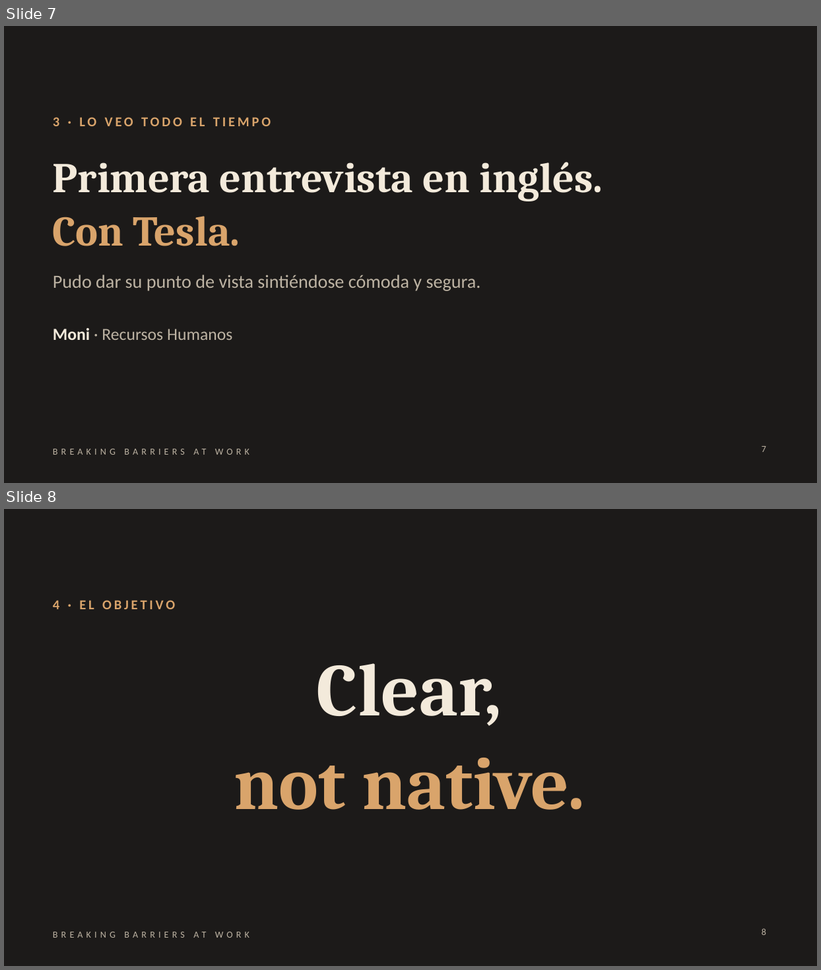
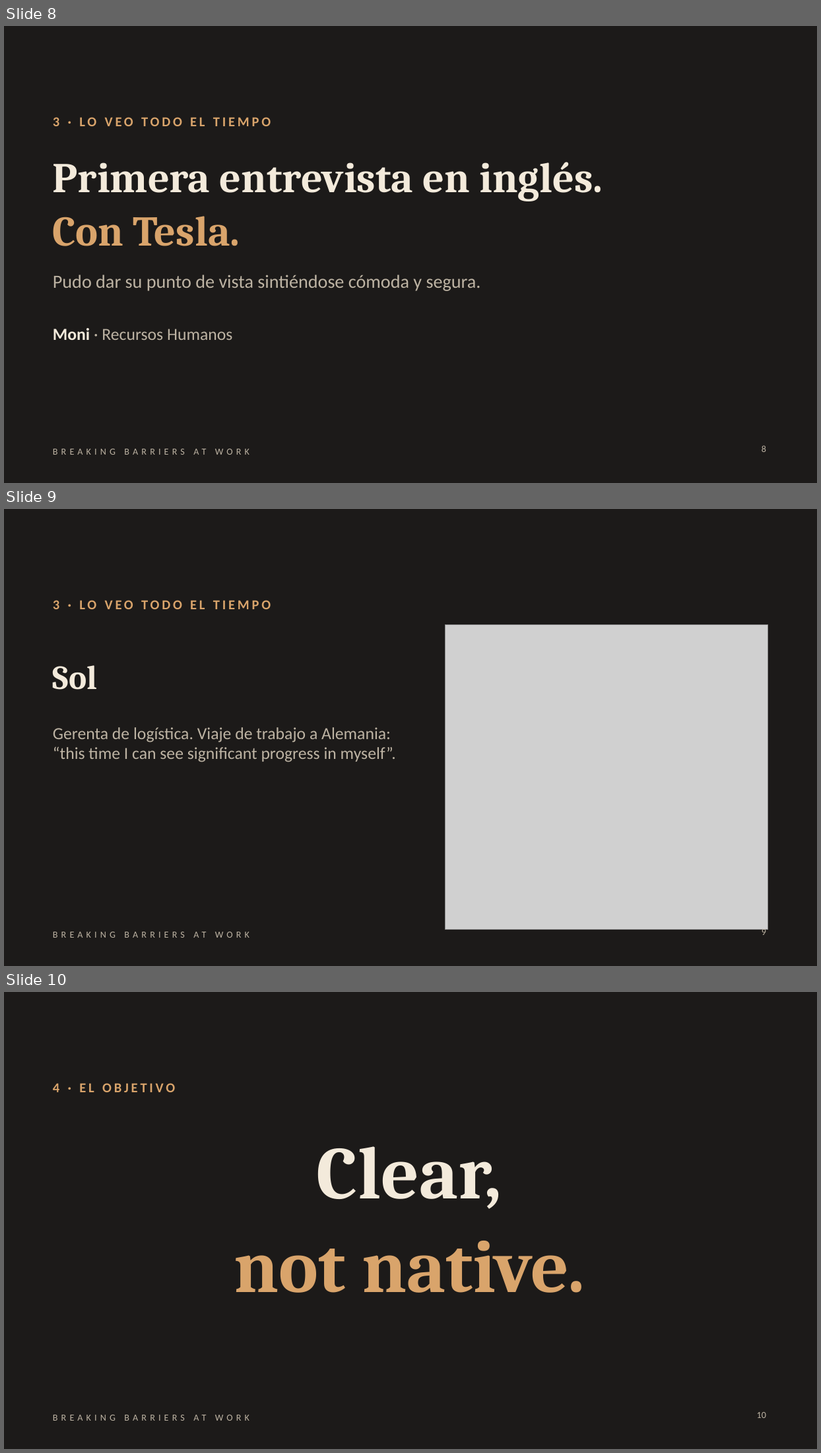
Before and after one commit to florenciapersico-ctrl/brakingbarriersatwork, a slide deck: contenido/vsl/Placas_VSL_AT_WORK_@ysi_speakenglish.pptx. Shown one above the other, each under a label of ours: slides 7 and 8 before the commit, slides 8, 9 and 10 after it. The pictures are 821x970 and 821x1453 pixels, drawn with LibreOffice and Linux fonts; fonts in the diff are those of the drawing; grey boxes stand for pictures. Boxes give left, top, right and bottom in pixels: in the first picture for what was removed or moved away, otherwise in the second. Text is boxed around its words. In the diff, an @@ line names an element or a change of style, - is before the commit and + after.

```diff
--- a/contenido/vsl/Placas_VSL_AT_WORK_@ysi_speakenglish.pptx
+++ b/contenido/vsl/Placas_VSL_AT_WORK_@ysi_speakenglish.pptx
@@ slide 9 added at [4,509,817,966], background #1C1A19; not listed: 1 template element that a slide beside it also shows @@
@@ text added at [53,600,271,609], 16 pt, text #D9A46B, bold @@
+3 · LO VEO TODO EL TIEMPO
@@ picture added at [446,625,768,930] @@
@@ text added at [53,665,98,690], 40 pt, text #F3EADB, bold @@
+Sol
@@ text added at [53,727,396,762], 20 pt, text #BDB3A3 @@
+Gerenta de logística. Viaje de trabajo a Alemania: “this time I can see significant progress in myself”.
@@ page number added at [762,928,766,935], 11 pt, text #BDB3A3 @@
+9
@@ what was slide 7 is now slide 8 @@
@@ page number at [762,446,766,452]: text changed @@
-7
+8
@@ what was slide 8 is now slide 10 @@
@@ page number at [757,1412,766,1418]: text changed @@
-8
+10
```
Also in this commit, not shown: 6 other slides added, 2 other files.
